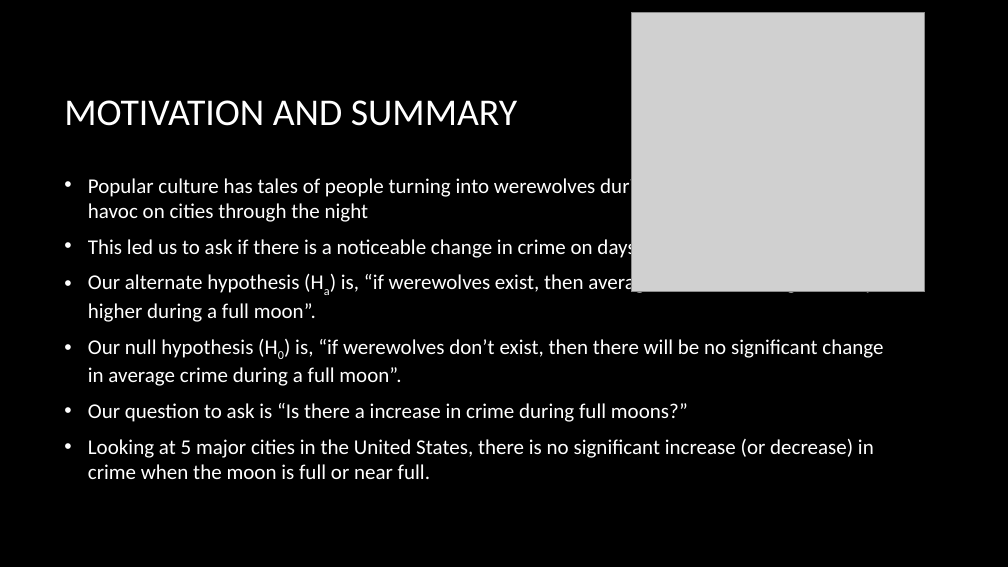
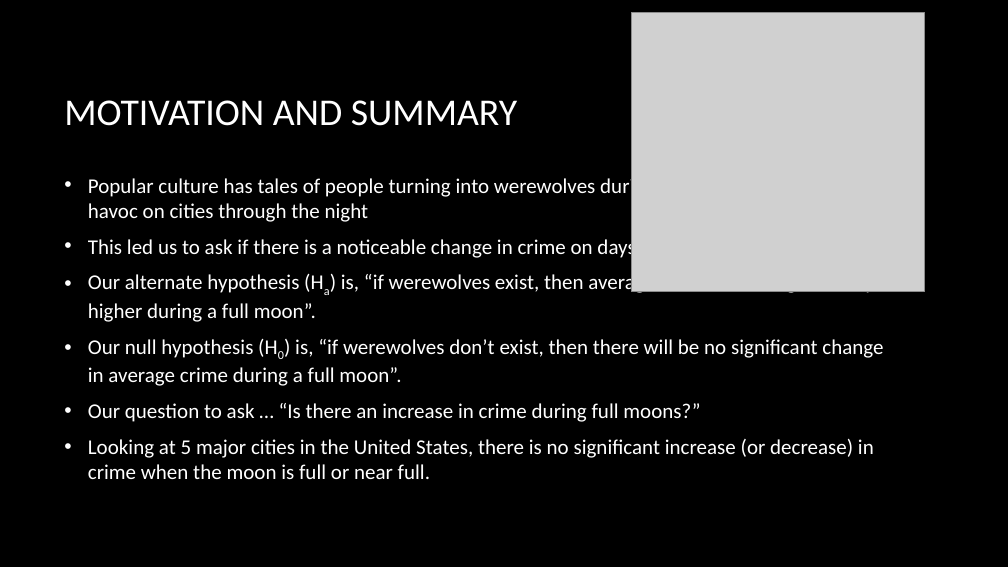
Before and after one commit to knwright/ProgressBar, a slide deck: slide 2 of Presentation.pptx. Drawn at 1008x567 pixels with LibreOffice and Linux fonts; fonts in the diff are those of the drawing; grey boxes stand for pictures; background and template pictures are left out. Boxes give left, top, right and bottom in pixels: in the first picture for what was removed or moved away, otherwise in the second. Text is boxed around its words. In the diff, an @@ line names an element or a change of style, - is before the commit and + after.

```diff
--- a/Presentation.pptx
+++ b/Presentation.pptx
@@ text at (88, 403, 700, 422): text changed @@
-• Our question to ask is “Is there a increase in crime during full moons?”
+• Our question to ask … “Is there an increase in crime during full moons?”
```
Also in this commit, not shown: 2 other slides changed.
